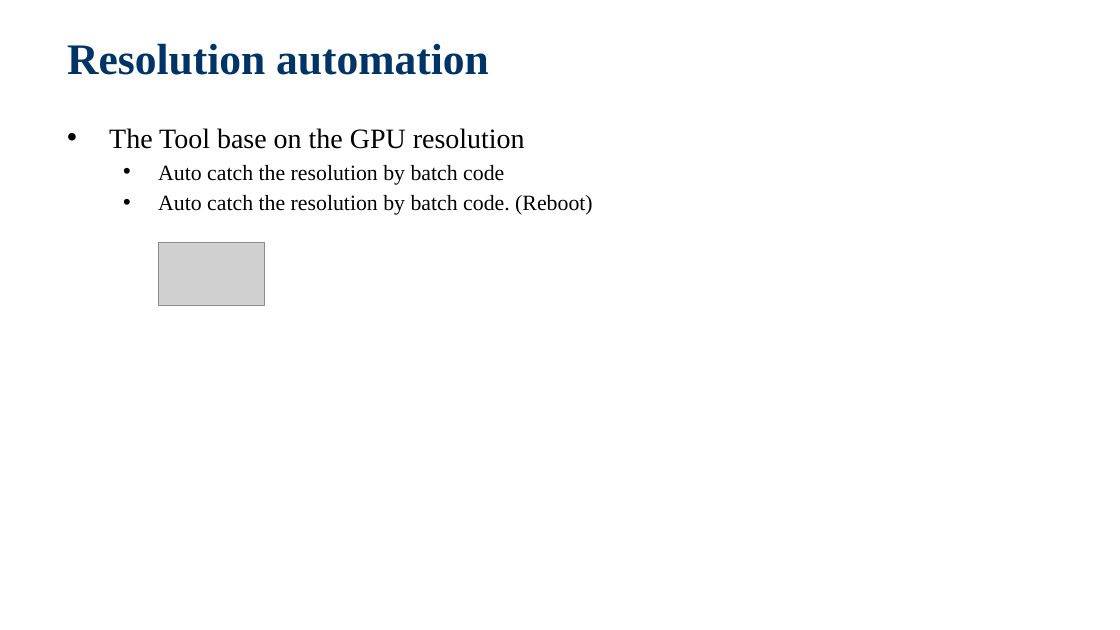
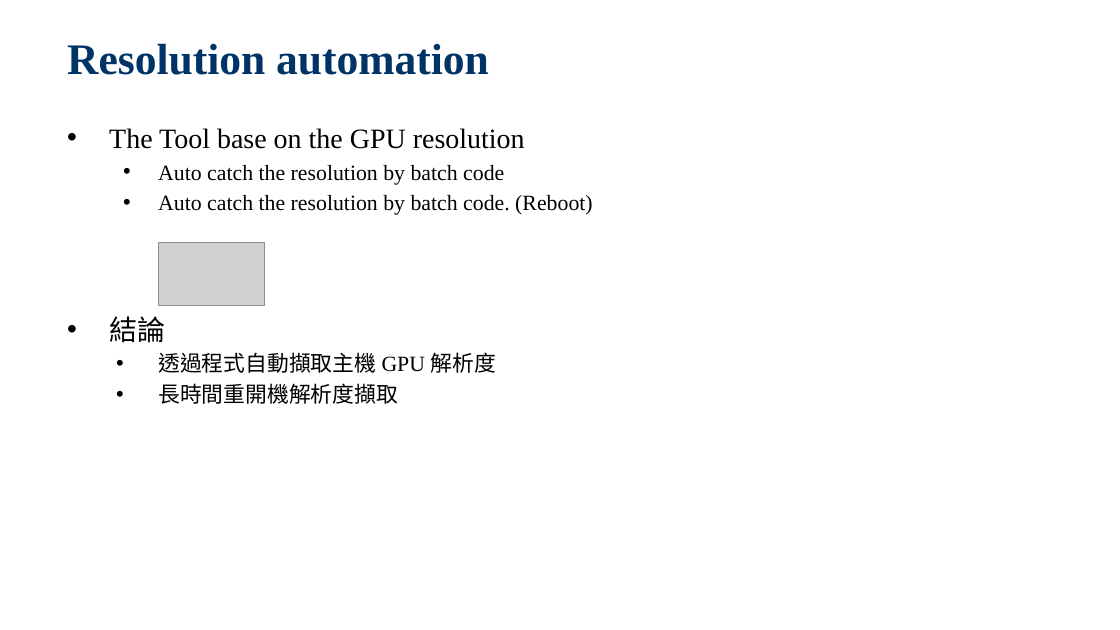
Before and after one commit to jackiejay888/automation, a slide deck: slide 21 of kpi/Test Automation_Demo.pptx (slide 20 before the commit). Drawn at 1120x630 pixels with LibreOffice and Linux fonts; fonts in the diff are those of the drawing; grey boxes stand for pictures; background and template pictures are left out. Boxes give left, top, right and bottom in pixels: in the first picture for what was removed or moved away, otherwise in the second. Text is boxed around its words. In the diff, an @@ line names an element or a change of style, - is before the commit and + after.

```diff
--- a/kpi/Test Automation_Demo.pptx
+++ b/kpi/Test Automation_Demo.pptx
@@ text at <box>109,316,496,404</box>: paragraphs added @@
+  • 結論
+    • 透過程式自動擷取主機 GPU 解析度
+    • 長時間重開機解析度擷取
```
Also in this commit, not shown: 4 other slides changed, 1 slide added, 1 slide removed, 4 other files.
